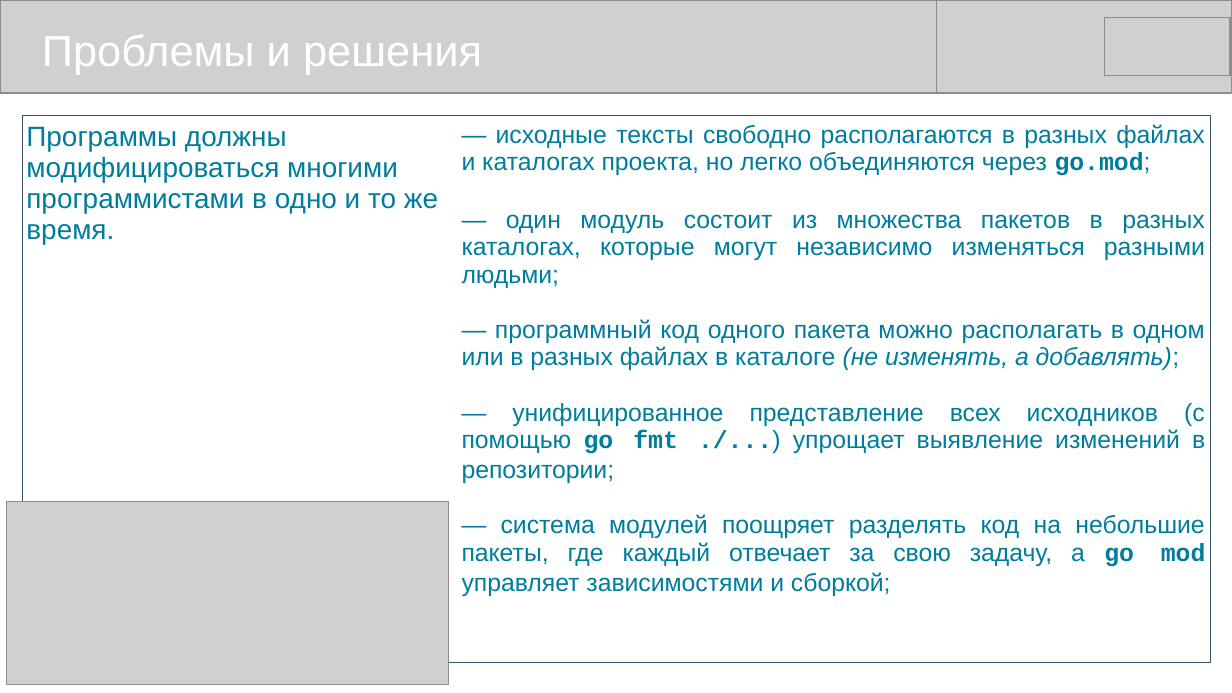
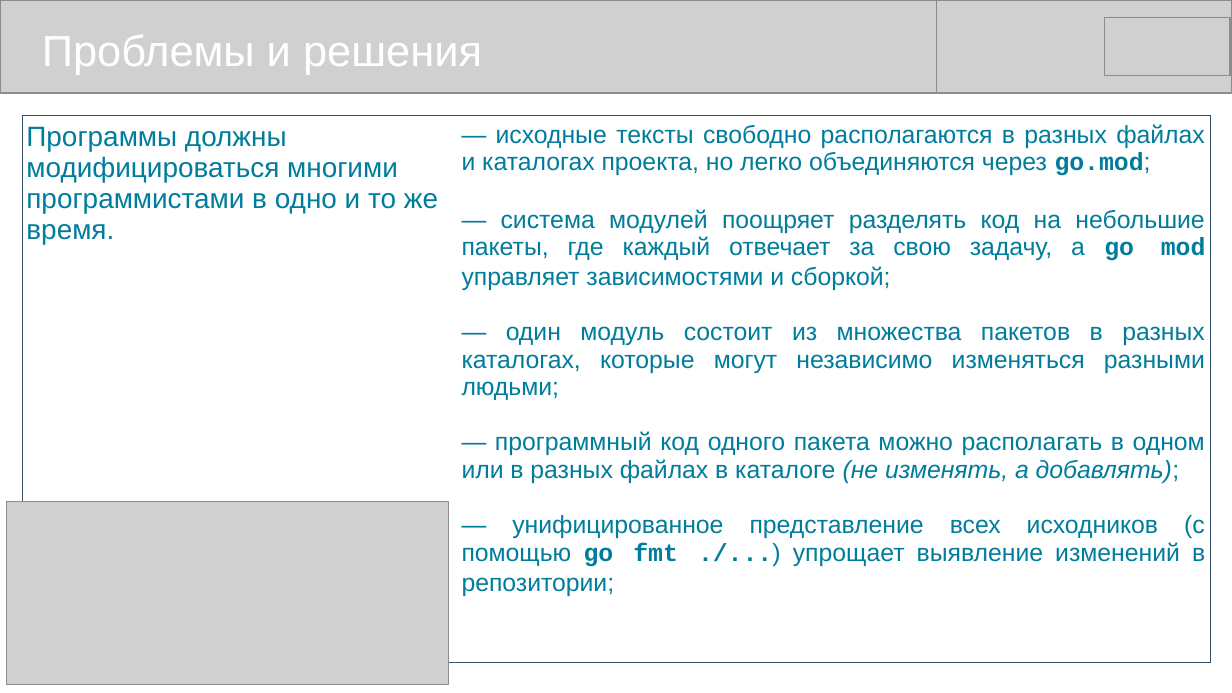
Before and after one commit to mike-shock/Go_language, a slide deck: slide 11 of view/Go_View.odp. Drawn at 1232x693 pixels with LibreOffice and Linux fonts; fonts in the diff are those of the drawing; grey boxes stand for pictures. Boxes give left, top, right and bottom in pixels: in the first picture for what was removed or moved away, otherwise in the second. Text is boxed around its words. In the diff, an @@ line names an element or a change of style, - is before the commit and + after.

```diff
--- a/view/Go_View.odp
+++ b/view/Go_View.odp
@@ table at <box>22,115,1211,627</box> @@
-row 1, column 2: — исходные тексты свободно располагаются в разных файлах и каталогах проекта, но легко объединяются через go.mod; / — один модуль состоит из множества пакетов в разных каталогах, которые могут независимо изменяться разными людьми; / — программный код одного пакета можно располагать в одном или в разных файлах в каталоге (не изменять, а добавлять); / — унифицированное представление всех исходников (с помощью go fmt ./...) упрощает выявление изменений в репозитории; / — система модулей поощряет разделять код на небольшие пакеты, где каждый отвечает за свою задачу, а go mod управляет зависимостями и сборкой;
+row 1, column 2: — исходные тексты свободно располагаются в разных файлах и каталогах проекта, но легко объединяются через go.mod; / — система модулей поощряет разделять код на небольшие пакеты, где каждый отвечает за свою задачу, а go mod управляет зависимостями и сборкой; / — один модуль состоит из множества пакетов в разных каталогах, которые могут независимо изменяться разными людьми; / — программный код одного пакета можно располагать в одном или в разных файлах в каталоге (не изменять, а добавлять); / — унифицированное представление всех исходников (с помощью go fmt ./...) упрощает выявление изменений в репозитории;
```
Also in this commit, not shown: 6 other slides changed, 3 other files.
